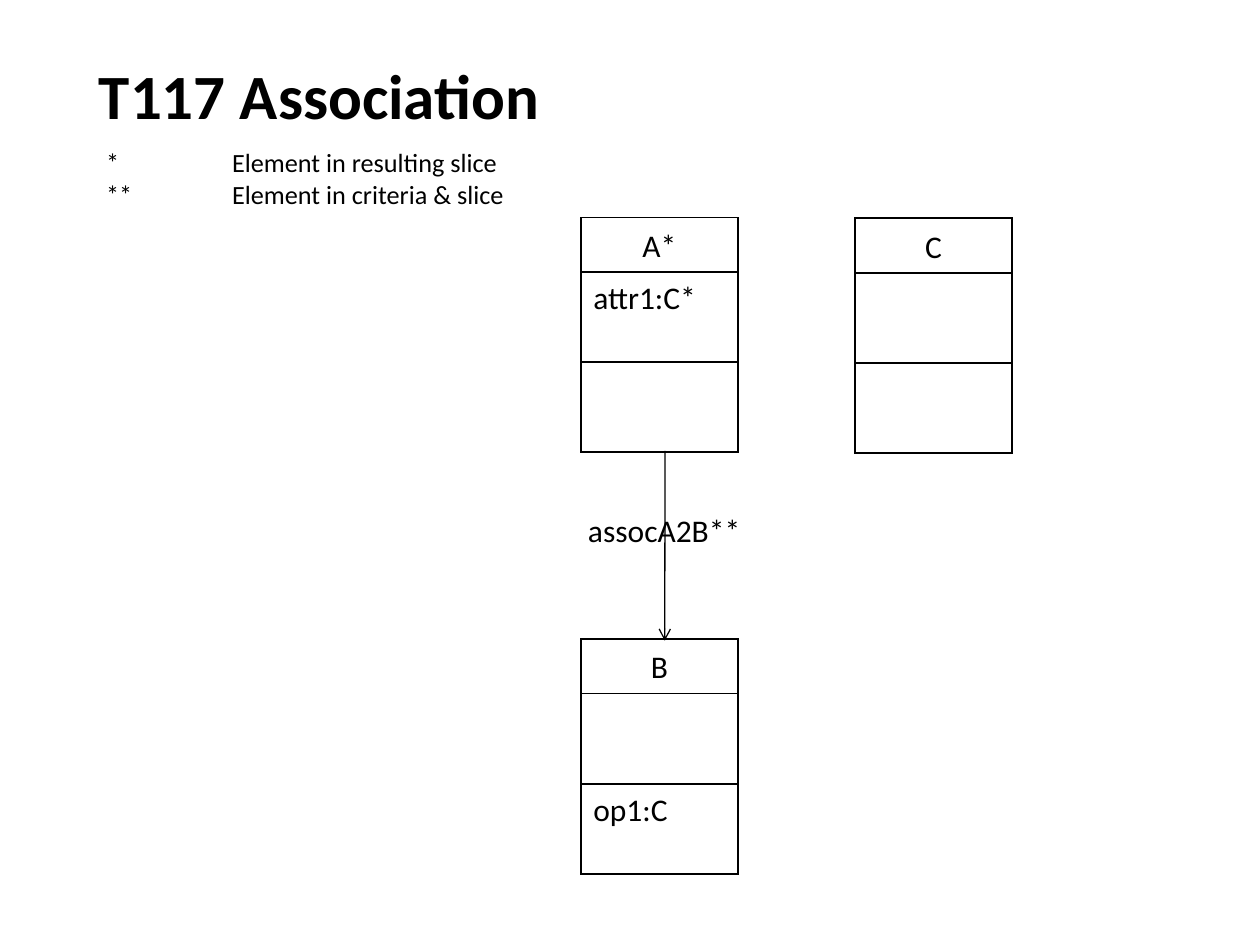
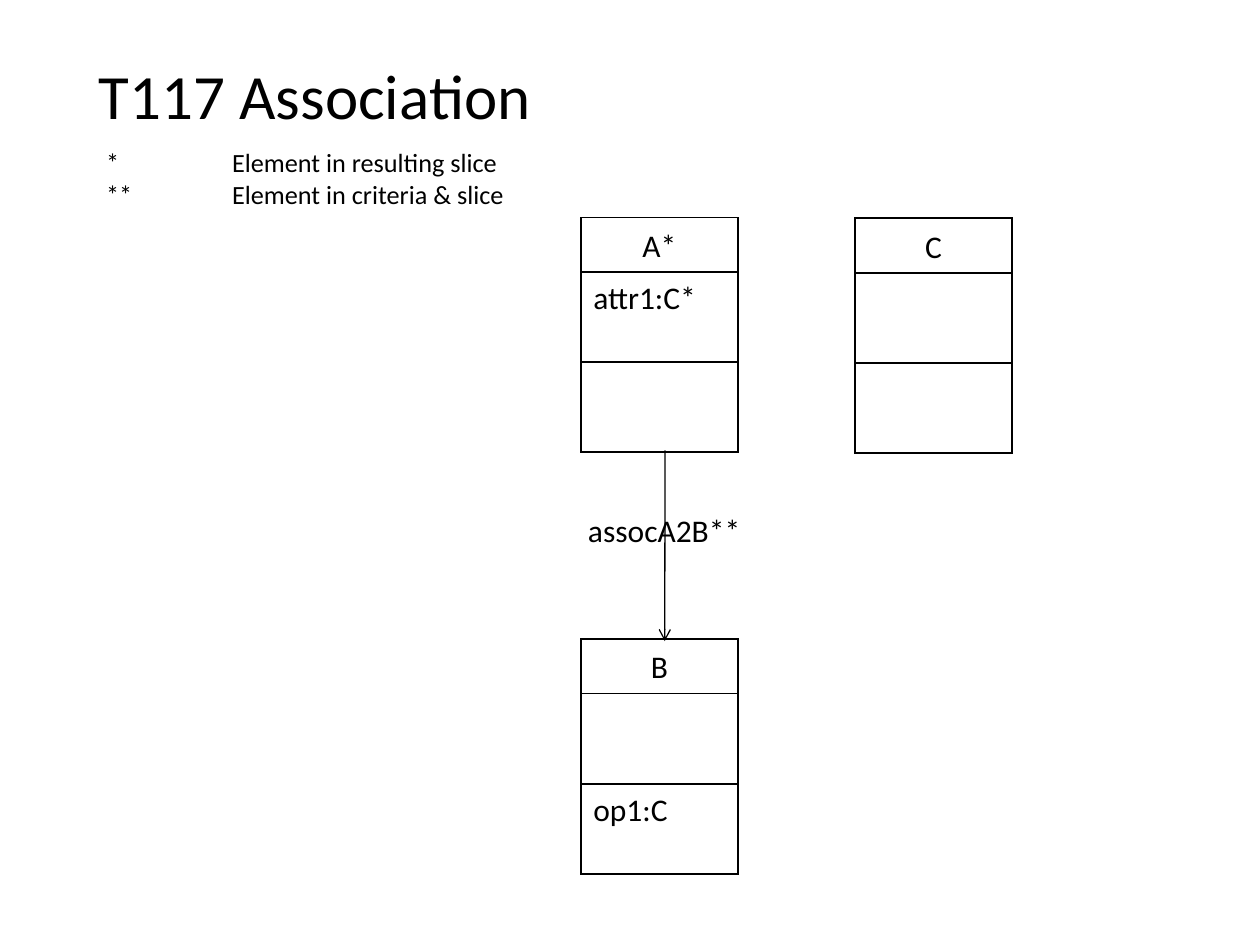
Before and after one commit to nlsfung/MMINT_Examples, a slide deck: slide 19 of CDSliceTestSuite/TestSuite.ppt. Drawn at 1260x945 pixels with LibreOffice and Linux fonts; fonts in the diff are those of the drawing. Boxes give left, top, right and bottom in pixels: in the first picture for what was removed or moved away, otherwise in the second. Text is boxed around its words. In the diff, an @@ line names an element or a change of style, - is before the commit and + after.

```diff
--- a/CDSliceTestSuite/TestSuite.ppt
+++ b/CDSliceTestSuite/TestSuite.ppt
@@ text "T117 Association" at (99, 75, 531, 120): bold off @@
```
Also in this commit, not shown: 5 other slides changed, 4 slides added, 21 other files.
